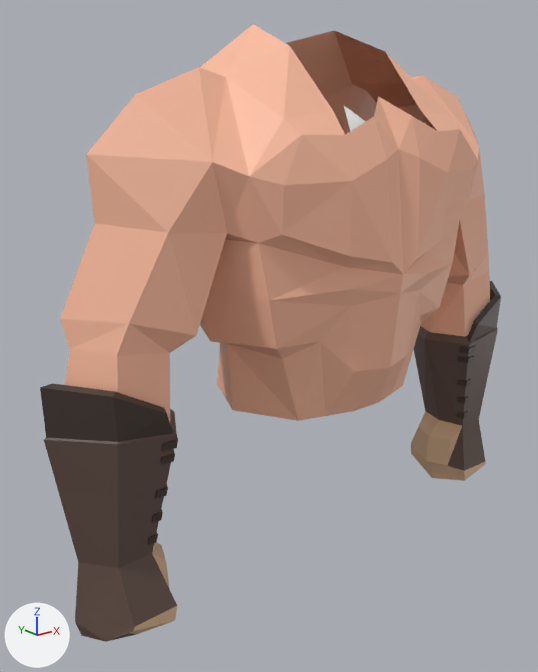
Two versions of the COLLADA model Chr/BodyParts/WarriorChest.dae, one commit apart.
The view is the same before and after, from a 50 mm camera at (-4.78, -5.15, 6.47) aimed at (-0.43, 0.29, 4.29). The axes (+X, +Y, +Z) are drawn at lower left. The lights are the same throughout.

Objects in the first picture: 'Chest'.
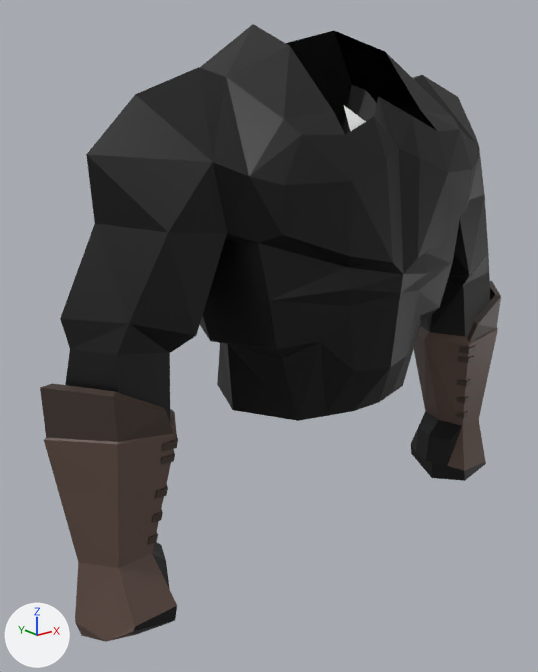
Changed parts and their boxes (x1, y1, x2, y2) in the pictures (538 x 672 px):
part 1 of me_untitled_004, recoloured (beige to black)
    both: (60, 24, 490, 635)

Patch to the scene script:
```diff
--- a/Chr/BodyParts/WarriorChest.dae.py
+++ b/Chr/BodyParts/WarriorChest.dae.py
@@ me_untitled_004 @@
 me_untitled_004.from_pydata(...)  # 544 vertices, 897 faces; spans x -2.84..2.84, y -1.02..1.11, z 1.96..7.13
 # used by ob_chest; location = (0.0, 0.0, 0.0)
+# me_untitled_004 part 1: 394 faces centred in x -2.54..2.54, y -0.97..1.08, z 2.01..6.9 are repainted in the vertex colours; the middle colour goes from beige #ffbfa1 to black #000000
 me_untitled_004.materials.append(mat_vertex_colours)
```
